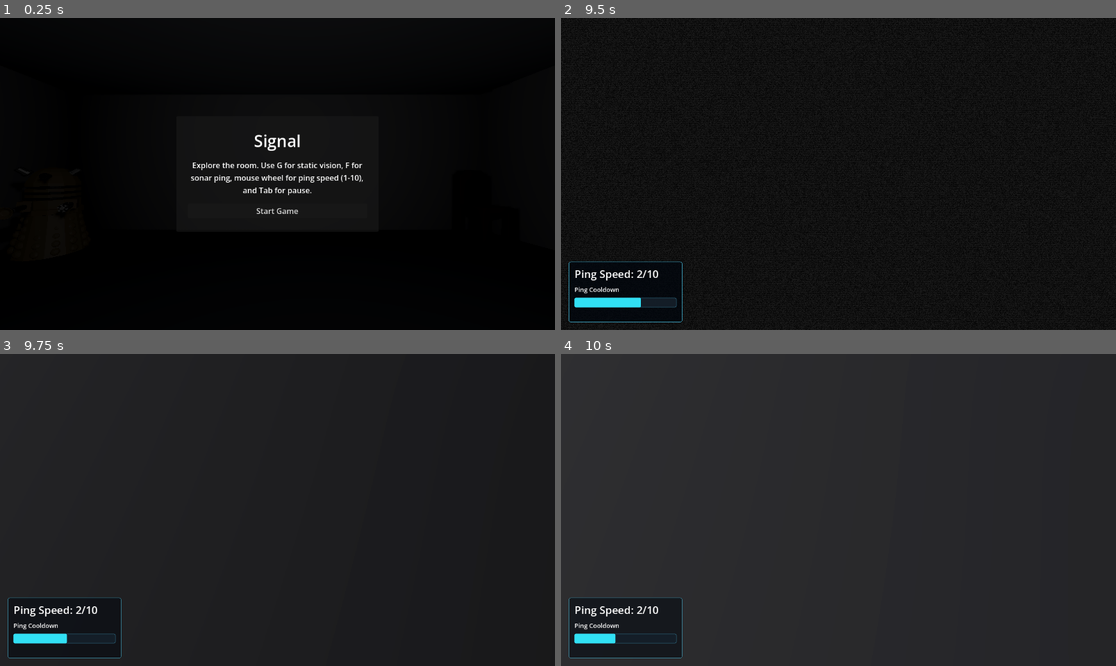
Above: before the commit, frames 1-4 (two rows, left to right).
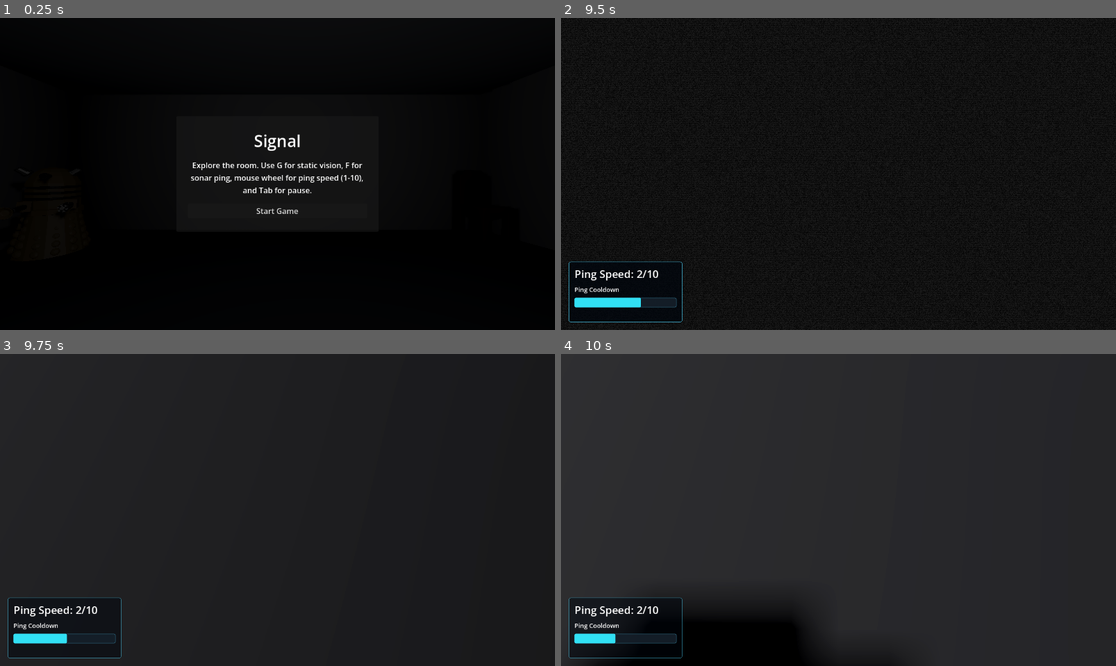
Above: after the commit, the same moments.

Repository: frkatona/LD59-Signal
Game: Godot game, scene res://scenes/main.tscn
Same seed, same stepped clock (60 frames per second), same inputs: the game is played once before the commit and once after it. Sound files missing from this copy of the repository are replaced by a short silence.
Inputs (mouse positions are in pixels of both pictures, inside the frame that each line leads up to):
- Up to frame 1 (0.25 s): no input
- Up to frame 2 (9.5 s): click "Start Game" at 0.5 s; tap Enter at 1.25, 6.5 s; move the mouse to (866, 174) at 1.27 s; hold E (interact) 1.28-2.03 s; hold W 1.28-6.53 s; click (866, 174) at 1.42 s; tap Space at 1.52, 2.27, 2.75, 3.77, 4.52, 5.27, 6.77, 7.25, 7.52, 8.27 s; move the mouse to (810, 174) at 2.02 s; tap F (sonar_ping) at 2.1, 6.6 s; move the mouse to (849, 167) at 2.77 s; hold G (toggle_sonar_mode) 2.78-3.53 s; move the mouse to (832, 180) at 3.52 s; tap E (interact) at 3.6, 8.1 s; click (832, 180) at 3.67 s; move the mouse to (877, 177) at 4.27 s; hold F (sonar_ping) 4.28-5.03 s; move the mouse to (794, 170) at 5.02 s; tap G (toggle_sonar_mode) at 5.1 s; move the mouse to (844, 174) at 5.77 s; hold E (interact) 5.78-6.53 s; click (844, 174) at 5.92 s; move the mouse to (816, 167) at 6.52 s; hold D 6.53-7.28 s; move the mouse to (866, 174) at 7.27 s; hold G (toggle_sonar_mode) 7.28-8.03 s; hold W from 7.28 s (still down); move the mouse to (810, 174) at 8.02 s; click (810, 174) at 8.17 s; move the mouse to (849, 167) at 8.77 s; hold F (sonar_ping) from 8.78 s (still down)
- Up to frame 3 (9.75 s): move the mouse to (271, 516) at 9.52 s; release W at 9.53 s; release F (sonar_ping) at 9.53 s; hold A from 9.53 s (still down); tap G (toggle_sonar_mode) at 9.6 s
- Up to frame 4 (10 s): keep holding A; tap Space at 9.77 s

Frames 1-3 are identical in both runs. In frame 4, 4.5% of the frame differs, in the area x 5-52%, y 81-100%.

Commit message:
Add enemy and navmesh.  Enemy moves towards player around static obstacles.

Diff:
--- a/project.godot
+++ b/project.godot
@@ -14,6 +14,10 @@
 run/main_scene="res://scenes/main.tscn"
 config/features=PackedStringArray("4.6", "GL Compatibility")
 config/icon="res://icon.svg"
+
+[global_group]
+
+NAVMESH=""
 
 [input]
 
--- /dev/null
+++ b/scenes/enemy/enemy.gd
@@ -0,0 +1,32 @@
+extends CharacterBody3D
+
+@export var move_speed: float = 3.0
+@export var nav_mesh: NavigationRegion3D
+@export var player: CharacterBody3D
+
+@onready var navigation_agent_3d: NavigationAgent3D = $NavigationAgent3D
+
+func _ready() -> void:
+	assert(player, "Player node not found in the scene tree.")
+	assert(nav_mesh, "NavigationRegion3D not assigned.")
+	assert(navigation_agent_3d, "NavigationAgent3D node not found in the scene tree.")
+
+	# Wait for the navigation map to initialize
+	await get_tree().physics_frame
+
+func _physics_process(delta: float) -> void:
+	if not nav_mesh:
+		return
+	elif not navigation_agent_3d.get_navigation_map():
+		navigation_agent_3d.set_navigation_map(nav_mesh)
+
+	if player:
+		navigation_agent_3d.target_position = player.global_transform.origin
+
+	if navigation_agent_3d.is_navigation_finished():
+		return
+	else:
+		var next_path_position: Vector3 = navigation_agent_3d.get_next_path_position()
+		var direction: Vector3 = (next_path_position - global_transform.origin).normalized()
+		velocity = direction * move_speed
+		move_and_slide()
--- /dev/null
+++ b/scenes/enemy/enemy.tscn
@@ -0,0 +1,32 @@
+[gd_scene format=3 uid="uid://cfaa6d3t863va"]
+
+[ext_resource type="Script" uid="uid://djsr7hotk8htv" path="res://scenes/enemy/enemy.gd" id="1_4a83h"]
+
+[sub_resource type="StandardMaterial3D" id="StandardMaterial3D_o6xl0"]
+metallic = 0.2
+metallic_specular = 0.37
+roughness = 0.49
+emission_enabled = true
+emission = Color(0.20241532, 0.17677477, 0.4619112, 1)
+
+[sub_resource type="CapsuleMesh" id="CapsuleMesh_tipki"]
+radius = 0.4
+height = 1.7
+
+[sub_resource type="CapsuleShape3D" id="CapsuleShape3D_85g3d"]
+radius = 0.4
+height = 1.7
+
+[node name="Enemy" type="CharacterBody3D" unique_id=1286619820]
+script = ExtResource("1_4a83h")
+
+[node name="MeshInstance3D" type="MeshInstance3D" parent="." unique_id=2066241855]
+transform = Transform3D(1, 0, 0, 0, 1, 0, 0, 0, 1, 0, 1, 0)
+material_override = SubResource("StandardMaterial3D_o6xl0")
+mesh = SubResource("CapsuleMesh_tipki")
+
+[node name="CollisionShape3D" type="CollisionShape3D" parent="." unique_id=729036816]
+transform = Transform3D(1, 0, 0, 0, 1, 0, 0, 0, 1, 0, 1, 0)
+shape = SubResource("CapsuleShape3D_85g3d")
+
+[node name="NavigationAgent3D" type="NavigationAgent3D" parent="." unique_id=252501687]
--- a/scenes/main.tscn
+++ b/scenes/main.tscn
@@ -7,6 +7,7 @@
 [ext_resource type="PackedScene" uid="uid://bwkh10wgul3et" path="res://assets/models/dalek.glb" id="3_tefeu"]
 [ext_resource type="PackedScene" uid="uid://m3lxy2w7yit0" path="res://assets/models/stepping-stone.glb" id="5_tbgi4"]
 [ext_resource type="PackedScene" uid="uid://dl0p5kuohdqja" path="res://assets/models/lab-bench.glb" id="6_o6xl0"]
+[ext_resource type="PackedScene" uid="uid://cfaa6d3t863va" path="res://scenes/enemy/enemy.tscn" id="8_tipki"]
 
 [sub_resource type="Environment" id="Environment_tbgi4"]
 background_energy_multiplier = 0.0
@@ -177,6 +178,12 @@
 [sub_resource type="ConvexPolygonShape3D" id="ConvexPolygonShape3D_tbgi4"]
 points = PackedVector3Array(-0.00023770332, -0.07741142, -1, -0.00023770332, 0.049186274, -1, 0.23672593, -0.07741142,  …(6795 unchanged characters)…
 
+[sub_resource type="NavigationMesh" id="NavigationMesh_tipki"]
+vertices = PackedVector3Array(-5.5, 5, 6, 5.5, 5, 6, 6, 5, 5.5, 6, 5, -5.5, -5.5, 5, -5.5, -3.25, 0.5, -4.75, -3.25, 0.5, -4, -2.75, 0.5, -3.75, -5.25, 0.5, -5.25, -5.25, 0.5, -4.75, 4.25, 0.5, -5.25, -3, 0.5, -2.75, -1.5, 0.5, -1, 1.75, 0.5, -1, 2, 0.5, 0.25, 5.5, 0.5, 0.25, 5.5, 0.5, -4.25, 4.5, 0.5, -4.25, -2, 0.5, -0.75, -4.25, 0.5, -2.25, -4.25, 0.5, -0.25, -1.75, 0.5, 1.5, 1.75, 0.5, 1.5, -1.25, 0.5, 4.25, -1, 0.5, 5.5, 5.5, 0.5, 5.5, -5.25, 0.5, 0, -4.75, 0.5, 4.25, -5.25, 0.5, 5.5, -0.75, 0.5, 7, -0.75, 0.5, 8.5, 0.75, 0.5, 8.5, 0.75, 0.5, 7)
+polygons = [PackedInt32Array(1, 0, 2), PackedInt32Array(2, 0, 3), PackedInt32Array(3, 0, 4), PackedInt32Array(7, 6, 5), PackedInt32Array(9, 8, 5), PackedInt32Array(5, 8, 10), PackedInt32Array(11, 7, 12), PackedInt32Array(12, 7, 13), PackedInt32Array(14, 13, 15), PackedInt32Array(15, 13, 17), PackedInt32Array(15, 17, 16), PackedInt32Array(17, 13, 10), PackedInt32Array(10, 13, 7), PackedInt32Array(10, 7, 5), PackedInt32Array(18, 11, 12), PackedInt32Array(19, 11, 20), PackedInt32Array(20, 11, 18), PackedInt32Array(20, 18, 21), PackedInt32Array(23, 22, 24), PackedInt32Array(24, 22, 25), PackedInt32Array(25, 22, 15), PackedInt32Array(23, 21, 22), PackedInt32Array(20, 21, 26), PackedInt32Array(26, 21, 27), PackedInt32Array(27, 21, 23), PackedInt32Array(22, 14, 15), PackedInt32Array(27, 28, 26), PackedInt32Array(32, 31, 29), PackedInt32Array(29, 31, 30)]
+geometry_source_geometry_mode = 1
+geometry_source_group_name = &"NAVMESH"
+
 [node name="Main" type="Node3D" unique_id=2031895928]
 script = ExtResource("2_sonar")
 ping_cooldown_seconds = 2.0
@@ -257,7 +264,7 @@
 
 [node name="OccluderProxies" type="Node3D" parent="SonarViewport" unique_id=1222494383]
 
-[node name="Room" type="Node3D" parent="." unique_id=472349600]
+[node name="Room" type="Node3D" parent="." unique_id=472349600 groups=["NAVMESH"]]
 
 [node name="Floor" type="StaticBody3D" parent="Room" unique_id=1600432920 groups=["sonar_occluder"]]
 transform = Transform3D(1, 0, 0, 0, 1, 0, 0, 0, 1, 0, -0.25, 0)
@@ -394,7 +401,7 @@
 omni_range = 10.0
 omni_attenuation = 1.5
 
-[node name="Props" type="Node3D" parent="." unique_id=693231226]
+[node name="Props" type="Node3D" parent="." unique_id=693231226 groups=["NAVMESH"]]
 
 [node name="chair2" parent="Props" unique_id=1377584579 groups=["sonar_reveal"] instance=ExtResource("3_chair")]
 transform = Transform3D(0.7150056, 0, 0, 0, 0.7150056, 0, 0, 0, 0.7150056, 5.3317194, 0.00074707816, -5.3162546)
@@ -402,7 +409,7 @@
 [node name="fan" parent="Props" unique_id=594698607 groups=["sonar_reveal"] instance=ExtResource("3_jyhfs")]
 transform = Transform3D(0.6276457, 0, 0, 0, 0.6276457, 0, 0, 0, 0.6276457, 0.66948557, 3.4538434, 0.6211808)
 
-[node name="fan" parent="Props/fan" index="0" unique_id=1932814783 groups=["sonar_occluder"]]
+[node name="fan" parent="Props/fan" index="0" unique_id=1930093688 groups=["sonar_occluder"]]
 
 [node name="WinOrb" type="Node3D" parent="Props" unique_id=815696688 groups=["sonar_reveal"]]
 transform = Transform3D(1, 0, 0, 0, 1, 0, 0, 0, 1, -1.854008, 0.14999962, 17.537352)
@@ -434,12 +441,15 @@
 [node name="lab-bench2" parent="Props" unique_id=416406535 groups=["sonar_occluder"] instance=ExtResource("6_o6xl0")]
 transform = Transform3D(-0.76035935, 0, -6.647272e-08, 0, 0.76035935, 0, 6.647272e-08, 0, -0.76035935, -2.9891753, 0.09189254, 5.3862796)
 
+[node name="lab-bench3" parent="Props" unique_id=197663401 groups=["sonar_occluder"] instance=ExtResource("6_o6xl0")]
+transform = Transform3D(-0.76035935, 0, -6.647272e-08, 0, 0.76035935, 0, 6.647272e-08, 0, -0.76035935, -0.0763433, 0.0918923, 0.18074417)
+
 [node name="SteppingStones" type="Node3D" parent="." unique_id=81523368]
 
 [node name="stepping-stone" parent="SteppingStones" unique_id=1158499491 instance=ExtResource("5_tbgi4")]
 transform = Transform3D(-0.39261004, 0, -0.91970503, 0, 1, 0, 0.91970503, 0, -0.39261004, -1.8814359, -0.5801451, 11.389015)
 
-[node name="Cylinder" parent="SteppingStones/stepping-stone" index="0" unique_id=1442778864 groups=["sonar_reveal"]]
+[node name="Cylinder" parent="SteppingStones/stepping-stone" index="0" unique_id=218339554 groups=["sonar_reveal"]]
 
 [node name="Cylinder2" type="MeshInstance3D" parent="SteppingStones/stepping-stone" unique_id=605880380 groups=["sonar_reveal"]]
 transform = Transform3D(1.3231832, 0, 2.9802322e-08, 0, 1, 0, 0, 0, 1.2966664, 5.1419945, 0.8881767, -2.6012752)
@@ -463,5 +473,14 @@
 transform = Transform3D(0.88732, 0, 0.96189797, 0, 1, 0, -0.9815687, 0, 0.8695381, 1.5306025, 0.29769003, -2.8050463)
 shape = SubResource("ConvexPolygonShape3D_tbgi4")
 
+[node name="Enemy" parent="." unique_id=196884257 node_paths=PackedStringArray("nav_mesh", "player") instance=ExtResource("8_tipki")]
+transform = Transform3D(1, 0, 0, 0, 1, 0, 0, 0, 1, -3.268036, -1.1920929e-07, 2.8400624)
+move_speed = 1.0
+nav_mesh = NodePath("../NavigationRegion3D")
+player = NodePath("../Player")
+
+[node name="NavigationRegion3D" type="NavigationRegion3D" parent="." unique_id=239465632]
+navigation_mesh = SubResource("NavigationMesh_tipki")
+
 [editable path="Props/fan"]
 [editable path="SteppingStones/stepping-stone"]
Not shown, added: scenes/enemy/enemy.gd.uid
